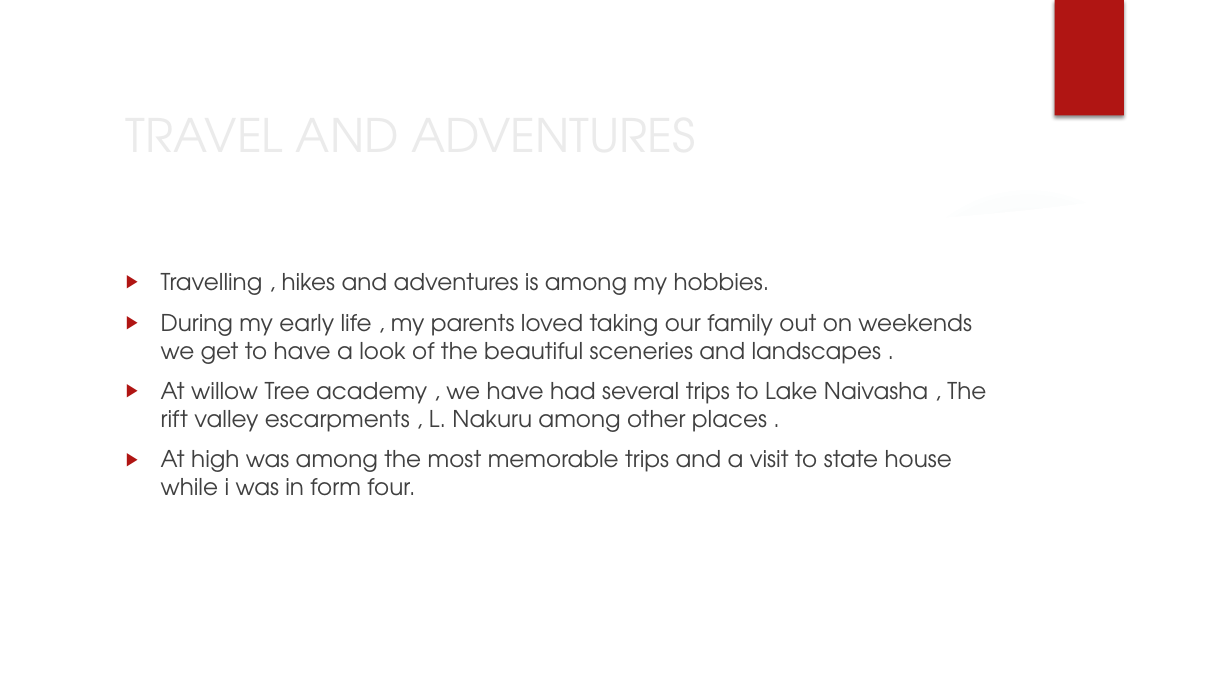
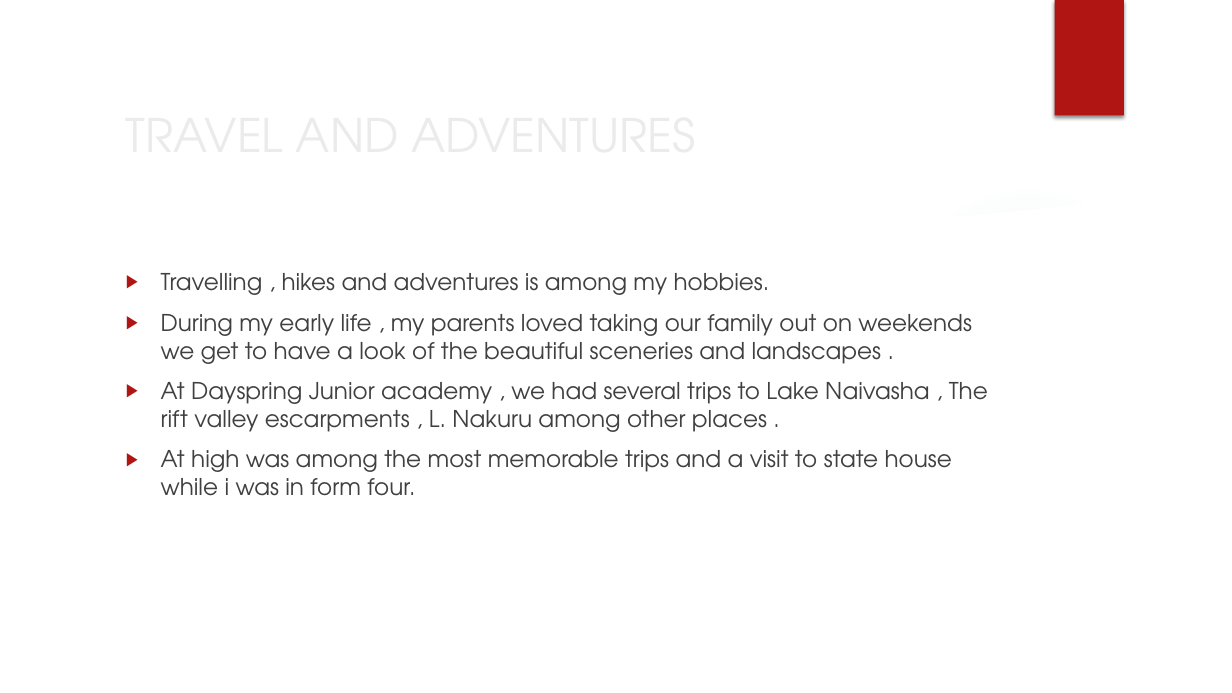
Before and after one commit to emmanakitare/capstone-portfolio, a slide deck: slide 11 of Nakitare_capstone_project/(3) powerpoint presentation autobiography.pptx. Drawn at 1232x693 pixels with LibreOffice and Linux fonts; fonts in the diff are those of the drawing; background and template pictures are left out. Boxes give left, top, right and bottom in pixels: in the first picture for what was removed or moved away, otherwise in the second. Text is boxed around its words. In the diff, an @@ line names an element or a change of style, - is before the commit and + after.

```diff
--- a/Nakitare_capstone_project/(3) powerpoint presentation autobiography.pptx
+++ b/Nakitare_capstone_project/(3) powerpoint presentation autobiography.pptx
@@ text at [161,382,988,432]: text changed @@
-▶ At willow Tree academy , we have had several trips to Lake Naivasha , The rift valley escarpments , L. Nakuru among other places .
+▶ At Dayspring Junior academy , we had several trips to Lake Naivasha , The rift valley escarpments , L. Nakuru among other places .
```
Also in this commit, not shown: 7 other slides changed, 10 other files.
